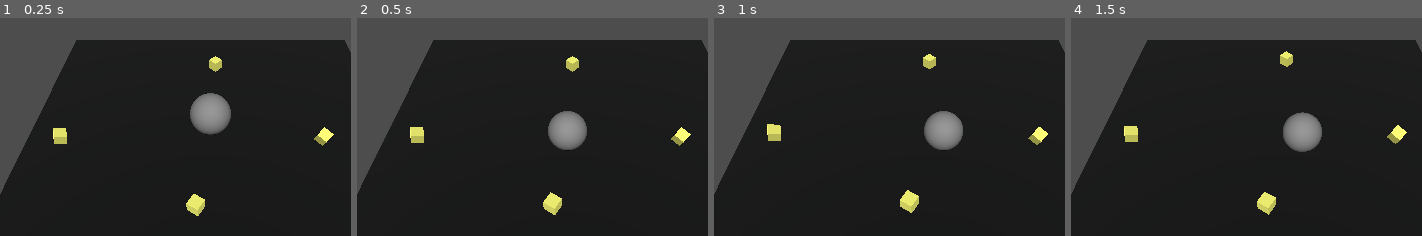
Above: before the commit, frames 1-4 (left to right).
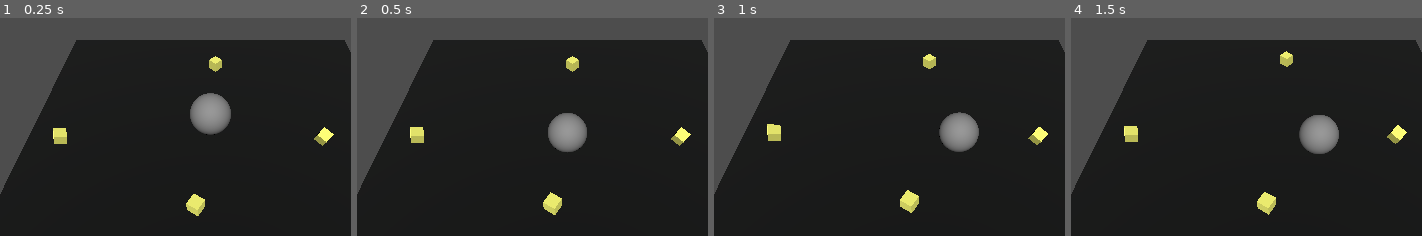
Above: after the commit, the same moments.

Repository: motionnblur/3d-prototype-godot
Game: Godot game, scene res://node_3d.tscn
Same seed, same stepped clock (60 frames per second), same inputs: the game is played once before the commit and once after it. The project has no main scene, so this scene is started directly.
Inputs (mouse positions are % of the whole screen's width and height, from its top left):
- Up to frame 1 (0.25 s): no input
- Up to frame 2 (0.5 s): no input
- Up to frame 3 (1 s): move the mouse to (82, 46) at 0.52 s; hold A (KEY_A) from 0.53 s (still down)
- Up to frame 4 (1.5 s): move the mouse to (34, 57) at 1.27 s; release A (KEY_A) at 1.28 s; tap D (KEY_D) at 1.35 s
The pictures show only the part of the screen within x 27-77%, y 19-68%; the shares and areas given below are measured in that part.

Frame 1 is identical in both runs. In frame 2, 0.2% of the frame differs, in the area x 54-66%, y 42-62%; in frame 3, 1.9%; in frame 4, 2.0%, in the area x 60-77%, y 43-63%.

Commit message:
Refactor

Diff:
--- a/node_3d.tscn
+++ b/node_3d.tscn
@@ -1,21 +1,8 @@
-[gd_scene load_steps=10 format=3 uid="uid://bg4qm1eumyu0f"]
+[gd_scene load_steps=5 format=3 uid="uid://bg4qm1eumyu0f"]
 
-[ext_resource type="Script" path="res://sphere.gd" id="1_fxaeq"]
+[ext_resource type="PackedScene" uid="uid://swt4q57m2mye" path="res://player.tscn" id="1_oah0k"]
+[ext_resource type="PackedScene" uid="uid://jhxxbkwv63qe" path="res://terrain.tscn" id="2_5305b"]
 [ext_resource type="PackedScene" uid="uid://d11jf4p1rle2a" path="res://coin.tscn" id="2_nhbi2"]
-
-[sub_resource type="SphereShape3D" id="SphereShape3D_ydlkx"]
-
-[sub_resource type="SphereMesh" id="SphereMesh_7oyq0"]
-
-[sub_resource type="BoxShape3D" id="BoxShape3D_mlhbm"]
-
-[sub_resource type="BoxShape3D" id="BoxShape3D_74jhx"]
-size = Vector3(10.0977, 0.102234, 9.99438)
-
-[sub_resource type="PlaneMesh" id="PlaneMesh_la6ry"]
-
-[sub_resource type="StandardMaterial3D" id="StandardMaterial3D_ccyms"]
-albedo_color = Color(0.00368827, 0.0238748, 0.0135652, 1)
 
 [sub_resource type="StyleBoxFlat" id="StyleBoxFlat_fkye5"]
 bg_color = Color(0.955476, 0.519475, 0.396316, 1)
@@ -26,36 +13,10 @@
 unique_name_in_owner = true
 transform = Transform3D(1, 0, 0, 0, 0.597821, 0.80163, 0, -0.80163, 0.597821, 0, 6.04066, 5.15514)
 
-[node name="sphere" type="RigidBody3D" parent="."]
-transform = Transform3D(1, 0, 0, 0, 1, 0, 0, 0, 1, 0, 1.32525, 0)
-contact_monitor = true
-max_contacts_reported = 1
-script = ExtResource("1_fxaeq")
-speed = 10.0
+[node name="Player" parent="." instance=ExtResource("1_oah0k")]
+speed = 1.8
 
-[node name="CollisionShape3D" type="CollisionShape3D" parent="sphere"]
-shape = SubResource("SphereShape3D_ydlkx")
-
-[node name="MeshInstance3D" type="MeshInstance3D" parent="sphere"]
-mesh = SubResource("SphereMesh_7oyq0")
-
-[node name="Area3D" type="Area3D" parent="sphere"]
-
-[node name="CollisionShape3D" type="CollisionShape3D" parent="sphere/Area3D"]
-shape = SubResource("BoxShape3D_mlhbm")
-
-[node name="StaticBody3D" type="StaticBody3D" parent="."]
-
-[node name="CollisionShape3D" type="CollisionShape3D" parent="StaticBody3D"]
-transform = Transform3D(1, 0, 0, 0, 1, 0, 0, 0, 1, 0.00151062, 0.0071106, -0.026001)
-shape = SubResource("BoxShape3D_74jhx")
-
-[node name="terrain" type="MeshInstance3D" parent="StaticBody3D"]
-physics_interpolation_mode = 1
-transform = Transform3D(5, 0, 0, 0, 5, 0, 0, 0, 5, 0, 0, 0)
-mesh = SubResource("PlaneMesh_la6ry")
-skeleton = NodePath("../..")
-surface_material_override/0 = SubResource("StandardMaterial3D_ccyms")
+[node name="Terrain" parent="." instance=ExtResource("2_5305b")]
 
 [node name="DirectionalLight3D" type="DirectionalLight3D" parent="."]
 transform = Transform3D(1, -0.000536813, -5.83798e-05, 0.000358725, 0.579674, 0.814849, -0.0004036, -0.814849, 0.579674, 0, 3.26846, 0)
@@ -79,6 +40,3 @@
 offset_right = 143.0
 offset_bottom = 35.0
 theme_override_styles/fill = SubResource("StyleBoxFlat_fkye5")
-
-[connection signal="body_shape_entered" from="sphere" to="sphere" method="_on_body_shape_entered"]
-[connection signal="area_entered" from="sphere/Area3D" to="sphere" method="_on_area_3d_area_entered"]
--- /dev/null
+++ b/player.tscn
@@ -0,0 +1,30 @@
+[gd_scene load_steps=5 format=3 uid="uid://swt4q57m2mye"]
+
+[ext_resource type="Script" path="res://sphere.gd" id="1_gy4jb"]
+
+[sub_resource type="SphereShape3D" id="SphereShape3D_ydlkx"]
+
+[sub_resource type="SphereMesh" id="SphereMesh_7oyq0"]
+
+[sub_resource type="BoxShape3D" id="BoxShape3D_mlhbm"]
+
+[node name="Player" type="RigidBody3D"]
+transform = Transform3D(1, 0, 0, 0, 1, 0, 0, 0, 1, 0, 1.32525, 0)
+contact_monitor = true
+max_contacts_reported = 1
+script = ExtResource("1_gy4jb")
+speed = 10.0
+
+[node name="CollisionShape3D" type="CollisionShape3D" parent="."]
+shape = SubResource("SphereShape3D_ydlkx")
+
+[node name="MeshInstance3D" type="MeshInstance3D" parent="."]
+mesh = SubResource("SphereMesh_7oyq0")
+
+[node name="Area3D" type="Area3D" parent="."]
+
+[node name="CollisionShape3D" type="CollisionShape3D" parent="Area3D"]
+shape = SubResource("BoxShape3D_mlhbm")
+
+[connection signal="body_shape_entered" from="." to="." method="_on_body_shape_entered"]
+[connection signal="area_entered" from="Area3D" to="." method="_on_area_3d_area_entered"]
--- a/sphere.gd
+++ b/sphere.gd
@@ -33,7 +33,7 @@
 		var pos = raycast_result.position
 		pos.y = position.y
 		var dir = (pos - position).normalized()
-		position += dir*delta
+		position += dir*delta*speed
 
 
 func _on_body_shape_entered(body_rid: RID, body: Node, body_shape_index: int, local_shape_index: int) -> void:
--- /dev/null
+++ b/terrain.tscn
@@ -0,0 +1,22 @@
+[gd_scene load_steps=4 format=3 uid="uid://jhxxbkwv63qe"]
+
+[sub_resource type="BoxShape3D" id="BoxShape3D_74jhx"]
+size = Vector3(10.0977, 0.102234, 9.99438)
+
+[sub_resource type="PlaneMesh" id="PlaneMesh_la6ry"]
+
+[sub_resource type="StandardMaterial3D" id="StandardMaterial3D_ccyms"]
+albedo_color = Color(0.00368827, 0.0238748, 0.0135652, 1)
+
+[node name="Terrain" type="StaticBody3D"]
+
+[node name="CollisionShape3D" type="CollisionShape3D" parent="."]
+transform = Transform3D(1, 0, 0, 0, 1, 0, 0, 0, 1, 0.00151062, 0.0071106, -0.026001)
+shape = SubResource("BoxShape3D_74jhx")
+
+[node name="terrain" type="MeshInstance3D" parent="."]
+physics_interpolation_mode = 1
+transform = Transform3D(5, 0, 0, 0, 5, 0, 0, 0, 5, 0, 0, 0)
+mesh = SubResource("PlaneMesh_la6ry")
+skeleton = NodePath("../..")
+surface_material_override/0 = SubResource("StandardMaterial3D_ccyms")
